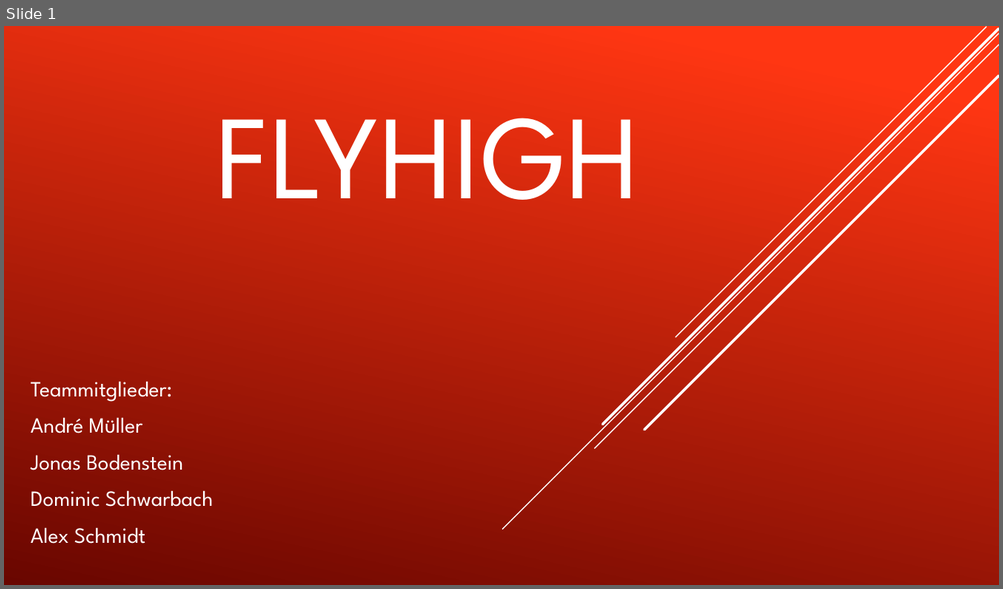
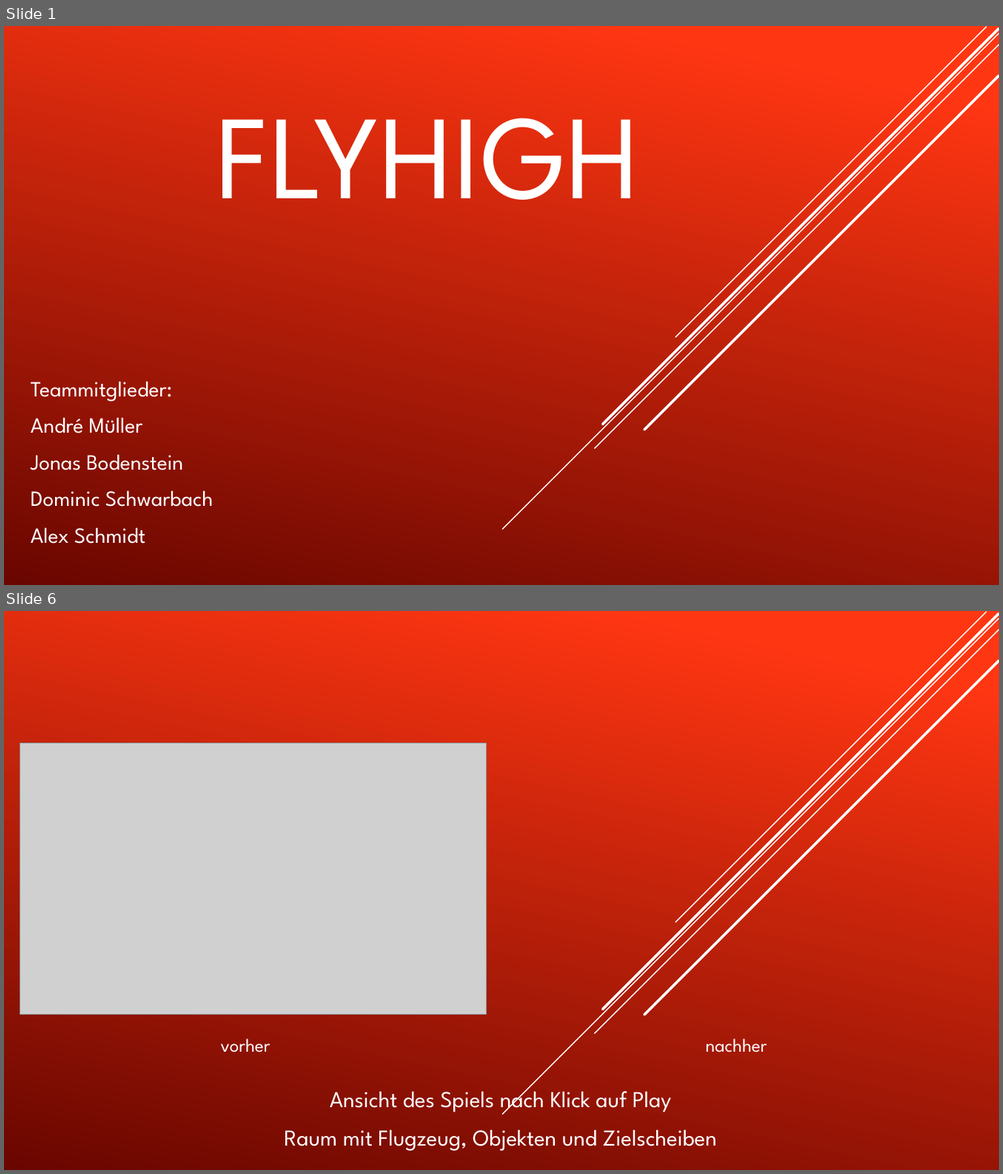
Before and after one commit to BodensteinJonas/GDV-Projekt, a slide deck: Präsi/FlyHigh Abschlusspräsentation.pptx. Shown one above the other, each under a label of ours: slide 1 before the commit, slides 1 and 6 after it; the slides between them are not shown. The pictures are 1003x589 and 1003x1174 pixels, drawn with LibreOffice and Linux fonts; fonts in the diff are those of the drawing; grey boxes stand for pictures. Boxes give left, top, right and bottom in pixels: in the first picture for what was removed or moved away, otherwise in the second. Text is boxed around its words. In the diff, an @@ line names an element or a change of style, - is before the commit and + after.

```diff
--- a/Präsi/FlyHigh Abschlusspräsentation.pptx
+++ b/Präsi/FlyHigh Abschlusspräsentation.pptx
@@ slide 6 added at <box>4,611,999,1170</box>, background gradient #FF3712 to #6A0600; not listed: 5 template elements that a slide beside it also shows @@
@@ picture added at <box>20,743,486,1015</box> @@
@@ text added at <box>221,1039,270,1053</box>, 18 pt, text #FFFFFF @@
+vorher
@@ text added at <box>706,1039,767,1053</box>, 18 pt, text #FFFFFF @@
+nachher
@@ subtitle added at <box>284,1085,717,1151</box>, 22 pt, text #FFFFFF @@
+Ansicht des Spiels nach Klick auf Play
+Raum mit Flugzeug, Objekten und Zielscheiben
```
Also in this commit, not shown: 12 other slides added, 1 slide removed, 28 other files.
